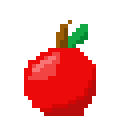
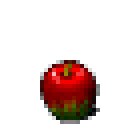
Before/after of a w=128, h=128 layered artwork. What changed in the layer stack:
added layer "Uusi taso" above "Taustaväri" over (40, 60, 100, 124)
painted on "Taustaväri" over (24, 20, 96, 116)
